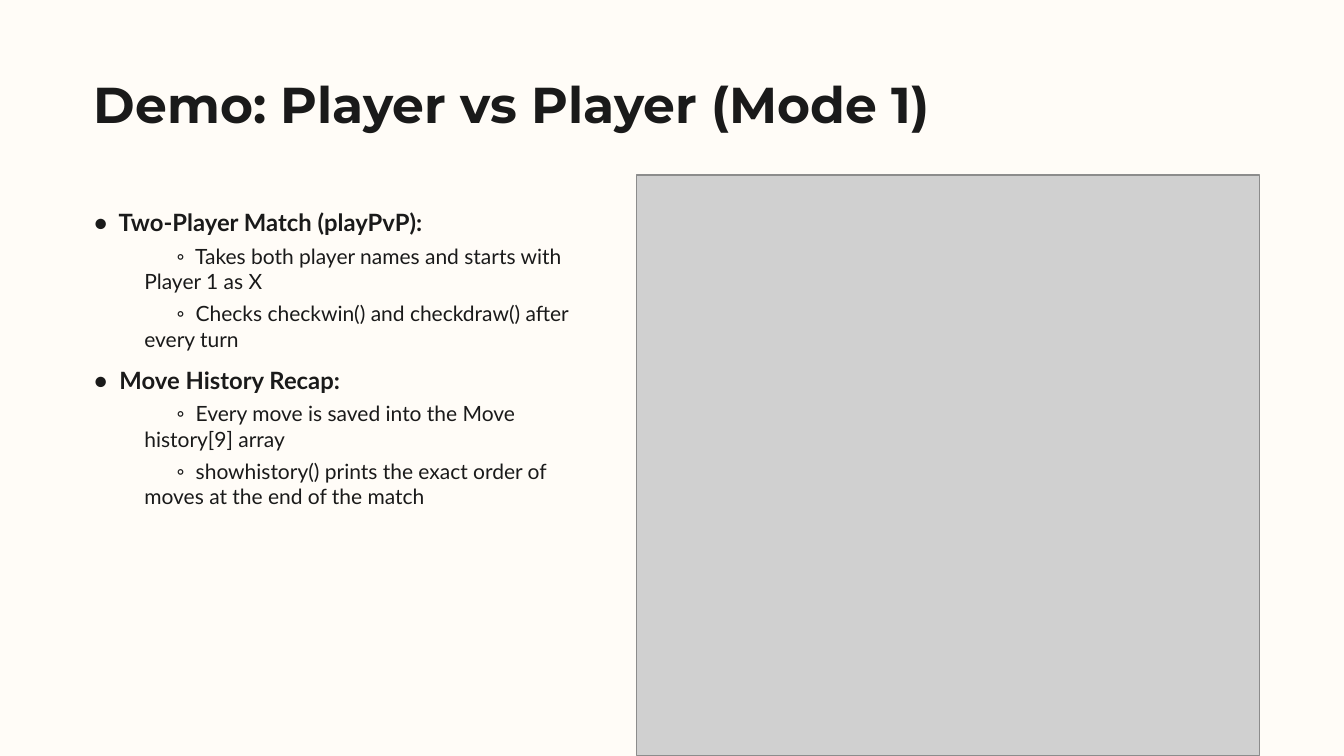
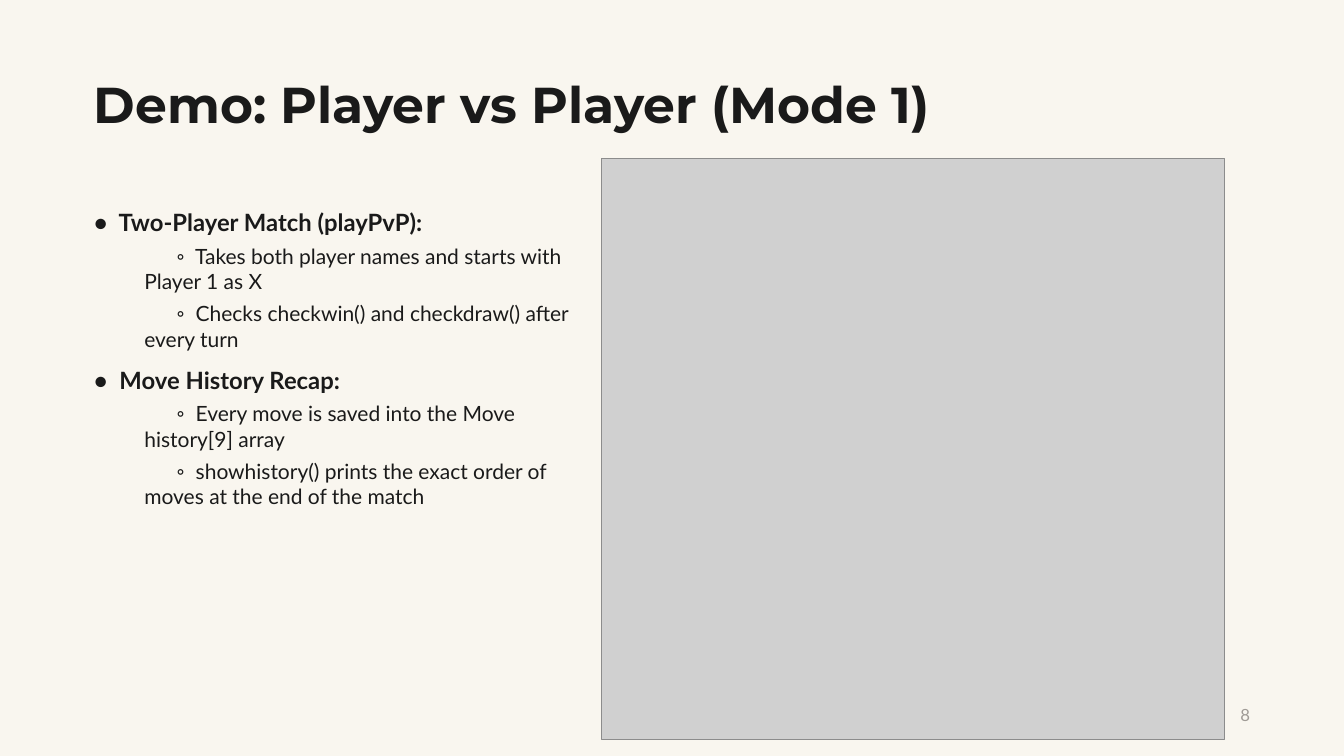
Before and after one commit to Tejas-Upadhyay/tictactoe, a slide deck: slide 8 of TicTacToe_Presentation.pptx. Drawn at 1344x756 pixels with LibreOffice and Linux fonts; fonts in the diff are those of the drawing; grey boxes stand for pictures. Boxes give left, top, right and bottom in pixels: in the first picture for what was removed or moved away, otherwise in the second. Text is boxed around its words. In the diff, an @@ line names an element or a change of style, - is before the commit and + after.

```diff
--- a/TicTacToe_Presentation.pptx
+++ b/TicTacToe_Presentation.pptx
@@ background #FFFCF7 to #F9F6F0 @@
@@ picture: place and size @@
-picture at [637,175,1260,756]
+picture at [602,158,1225,739]
@@ text added at [1240,709,1250,721], 12 pt, text #A09B96 @@
+8
```
Also in this commit, not shown: 11 other slides changed, 1 slide added, 4 other files.
